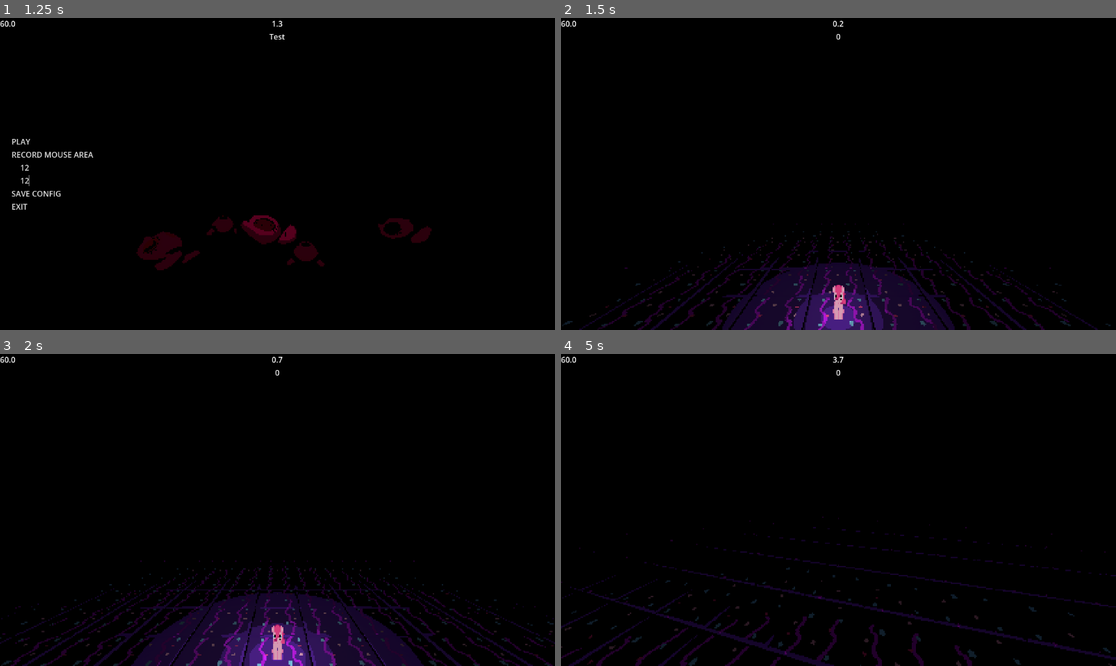
Above: before the commit, frames 1-4 (two rows, left to right).
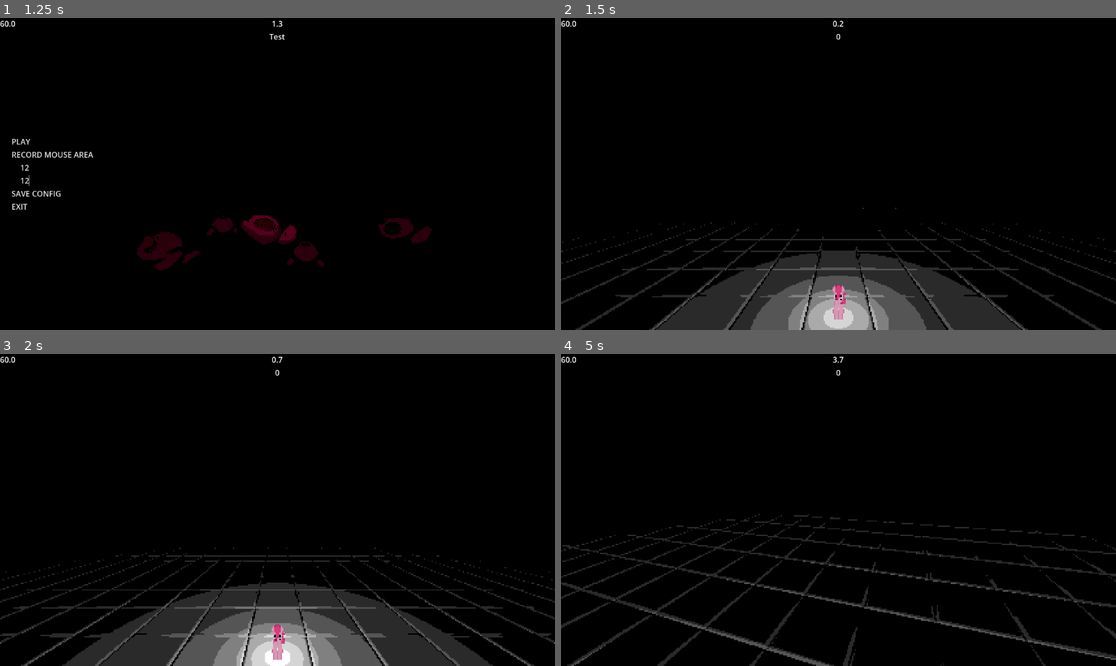
Above: after the commit, the same moments.

Repository: PlayerLegend/pinkamena-diane-daggers
Game: Godot game, scene res://Main.tscn
Same seed, same stepped clock (60 frames per second), same inputs: the game is played once before the commit and once after it. The engine's default icon, where the game draws it, is replaced by a stand-in: a white triangle on a blue panel in a dark square. Sound files missing from this copy of the repository are replaced by a short silence.
Inputs (mouse positions are in pixels of both pictures, inside the frame that each line leads up to):
- Up to frame 1 (1.25 s): click (288, 167) at 0.52 s; type "12" at 0.6 s; click (288, 180) at 0.75 s; type "12" at 0.83 s
- Up to frame 2 (1.5 s): click "PLAY" at 1.25 s
- Up to frame 3 (2 s): no input
- Up to frame 4 (5 s): tap Enter at 2 s; move the mouse to (866, 510) at 2.02 s; tap Shift at 2.1, 4.35 s; click (866, 510) at 2.17 s; move the mouse to (810, 510) at 2.77 s; tap Ctrl at 2.85 s; click (810, 510) at 2.92 s; move the mouse to (849, 503) at 3.52 s; tap Alt at 3.6 s; click (849, 503) at 3.67 s; move the mouse to (832, 516) at 4.27 s; click (832, 516) at 4.42 s

Frame 1 is identical in both runs. In frame 2, 13% of the frame differs, in the area x 0-100%, y 60-100%; in frame 3, 16%, in the area x 0-100%, y 62-100%; in frame 4, 6.0%.

Commit message:
Got decal drawing via shader working, need to add back in the emissive effect
This is so that the game can work in the compat renderer, for web support.

Diff:
--- a/Arena/Arena.tscn
+++ b/Arena/Arena.tscn
@@ -3,20 +3,13 @@
 [ext_resource type="Script" uid="uid://cg8ys6varqusj" path="res://Arena/arena.gd" id="1_u642k"]
 [ext_resource type="ArrayMesh" uid="uid://dayvctvq68uxx" path="res://Arena/Tile.obj" id="2_661re"]
 [ext_resource type="Script" uid="uid://d350u8evihs1u" path="res://addons/netfox/rollback/rollback-synchronizer.gd" id="3_661re"]
-[ext_resource type="Texture2D" uid="uid://cbxo0g0kgbu4i" path="res://Arena/tile.png" id="3_ifb4t"]
+[ext_resource type="Material" uid="uid://yx1dmncotmxd" path="res://Arena/TileMaterial.tres" id="3_ifb4t"]
 [ext_resource type="Script" uid="uid://dour8fehaaugp" path="res://addons/netfox/tick-interpolator.gd" id="4_ifb4t"]
-[ext_resource type="Texture2D" uid="uid://bgomtm8tnqj1s" path="res://Arena/tile_emission.png" id="4_tqys7"]
-
-[sub_resource type="StandardMaterial3D" id="StandardMaterial3D_eaxmq"]
-albedo_texture = ExtResource("3_ifb4t")
-emission_enabled = true
-emission_texture = ExtResource("4_tqys7")
-texture_filter = 0
 
 [node name="Arena" type="Node3D" unique_id=1057556895]
 script = ExtResource("1_u642k")
 tile_mesh = ExtResource("2_661re")
-tile_material = SubResource("StandardMaterial3D_eaxmq")
+tile_material = ExtResource("3_ifb4t")
 tile_collision_layer = 8
 tile_collision_mask = 8
 tile_render_layer = 3
--- /dev/null
+++ b/Arena/Tile.gdshader
@@ -0,0 +1,16 @@
+shader_type spatial;
+
+uniform sampler2D albedo_texture : source_color, filter_nearest;
+uniform sampler2D decal_texture : source_color, filter_nearest;
+uniform float decal_size;
+
+void fragment() {
+	vec3 world_pos = (INV_VIEW_MATRIX * vec4(VERTEX, 1.0)).xyz;
+	vec2 duv = world_pos.xz / decal_size + 0.5;
+	ALBEDO = texture(albedo_texture, UV).rgb;
+	if (duv.x >= 0.0 && duv.x <= 1.0 && duv.y >= 0.0 && duv.y <= 1.0) {
+		vec4 d = texture(decal_texture, duv);
+		ALBEDO = mix(ALBEDO, d.rgb, d.a);
+	}
+
+}
--- /dev/null
+++ b/Arena/TileMaterial.tres
@@ -0,0 +1,10 @@
+[gd_resource type="ShaderMaterial" format=3 uid="uid://yx1dmncotmxd"]
+
+[ext_resource type="Shader" uid="uid://duhu38gwqdmir" path="res://Arena/Tile.gdshader" id="1_h5d6f"]
+[ext_resource type="Texture2D" uid="uid://cbxo0g0kgbu4i" path="res://Arena/tile.png" id="2_wgbah"]
+
+[resource]
+render_priority = 0
+shader = ExtResource("1_h5d6f")
+shader_parameter/albedo_texture = ExtResource("2_wgbah")
+shader_parameter/decal_size = 4.41
--- a/Arena/arena.gd
+++ b/Arena/arena.gd
@@ -1,5 +1,6 @@
 extends Node3D
 
+@export var decal_subviewport: SubViewport
 @export var tile_mesh: Mesh
 @export var tile_material: Material
 @export var spawn_radius = 11
@@ -14,6 +15,12 @@
 var multimesh: MultiMesh
 
 func _ready():
+    if tile_material is ShaderMaterial:
+        tile_material.set_shader_parameter("decal_size", 2 * tile_width * spawn_radius)
+    else:
+        push_warning("Tile does not have a shadermaterial")
+
+
     multimesh_instance = MultiMeshInstance3D.new()
     multimesh_instance.material_override = tile_material
     multimesh = MultiMesh.new()
--- a/Centipede/Centipede1/centipede_1.gd
+++ b/Centipede/Centipede1/centipede_1.gd
@@ -45,7 +45,6 @@
     basis = basis.slerp(target_basis, delta * 2.0)
 
     position += -basis.z * speed * delta
-    print("Centipos ", position)
 
 func _drop_xtal(where: Transform3D):
     var new_xtal = xtal_pickup.instantiate()
--- a/DecalCanvas/DecalCanvas.tscn
+++ b/DecalCanvas/DecalCanvas.tscn
@@ -2,7 +2,6 @@
 
 [ext_resource type="Script" uid="uid://e3fevnfu2t0d" path="res://DecalCanvas/decal_canvas.gd" id="1_kda76"]
 [ext_resource type="Texture2D" uid="uid://buk4n2b8w4ea5" path="res://Splatters/splatter1.png" id="2_lh2qh"]
-[ext_resource type="Texture2D" uid="uid://v7tkw0ujxf53" path="res://icon.svg" id="2_uunnb"]
 [ext_resource type="Texture2D" uid="uid://bn7v82bt5bkf6" path="res://Splatters/splatter2.png" id="3_a6g3g"]
 [ext_resource type="Texture2D" uid="uid://7bthygxr1byg" path="res://Splatters/splatter3.png" id="4_x86id"]
 [ext_resource type="Texture2D" uid="uid://qjb2igw2mxyo" path="res://Splatters/splatter4.png" id="5_01bub"]
@@ -14,17 +13,9 @@
 
 [sub_resource type="ShaderMaterial" id="ShaderMaterial_a6g3g"]
 shader = ExtResource("10_x86id")
+shader_parameter/alpha_cutoff = 0.5
 
 [node name="DecalCanvas" type="Node3D" unique_id=1855920060]
 script = ExtResource("1_kda76")
 splatter_choices = Array[CompressedTexture2D]([ExtResource("2_lh2qh"), ExtResource("3_a6g3g"), ExtResource("4_x86id"), ExtResource("5_01bub"), ExtResource("6_a3yiw"), ExtResource("7_wx8ny"), ExtResource("8_y4qrc"), ExtResource("9_a6g3g")])
 splat_material = SubResource("ShaderMaterial_a6g3g")
-
-[node name="SubViewport" type="SubViewport" parent="." unique_id=601797226]
-size = Vector2i(2048, 2048)
-render_target_clear_mode = 1
-render_target_update_mode = 1
-
-[node name="Decal" type="Decal" parent="." unique_id=217058198]
-texture_albedo = ExtResource("2_uunnb")
-cull_mask = 2
--- a/DecalCanvas/decal_canvas.gd
+++ b/DecalCanvas/decal_canvas.gd
@@ -1,8 +1,8 @@
 class_name DecalCanvas
 extends Node3D
 
-@export var arena_radius: float = 11.0 * 3.0
-@export var texture_resolution: int = 2048
+@export var decal_material: ShaderMaterial
+#@export var arena_radius: float = 11.0 * 3.0
 ## Approximate size of a splatter in world units.
 @export var splatter_world_size: float = 3.0
 @export var splatter_choices: Array[CompressedTexture2D]
@@ -11,11 +11,10 @@
 
 @export var splat_material: ShaderMaterial
 
-@onready var sub_viewport: SubViewport = $SubViewport
-@onready var decal: Decal = $Decal
+@export var sub_viewport: SubViewport
+#@onready var decal: Decal = $Decal
 
 func _ready() -> void:
-    sub_viewport.size = Vector2i(texture_resolution, texture_resolution)
     sub_viewport.transparent_bg = true
     sub_viewport.render_target_clear_mode = SubViewport.CLEAR_MODE_ONCE
     sub_viewport.render_target_update_mode = SubViewport.UPDATE_DISABLED
@@ -26,8 +25,8 @@
     # 2. Decal sampling of the viewport texture (global, see note below).
     RenderingServer.decals_set_filter(RenderingServer.DECAL_FILTER_NEAREST)
 
-    decal.size = Vector3.ONE * arena_radius * 2.0
-    decal.emission_energy = emission_strength
+    #decal.size = Vector3.ONE * arena_radius * 2.0
+    #decal.emission_energy = emission_strength
 
     await _clear_canvas_to_transparent()
 
@@ -37,28 +36,32 @@
 ## the first splatter is drawn, which shows up as black on some drivers.
 ## The decal is hidden during the render to avoid a one-frame flash.
 func _clear_canvas_to_transparent() -> void:
-    decal.visible = false
+    #decal.visible = false
     sub_viewport.render_target_update_mode = SubViewport.UPDATE_ONCE
     await RenderingServer.frame_post_draw
     _refresh_decal_textures()
-    decal.visible = true
+    #decal.visible = true
 
 func _refresh_decal_textures() -> void:
-    var viewport_tex := sub_viewport.get_texture()
-    decal.texture_albedo = viewport_tex
-    decal.texture_emission = viewport_tex
+    decal_material.set_shader_parameter("decal_texture", sub_viewport.get_texture())
+    #decal.texture_albedo = viewport_tex
+    #decal.texture_emission = viewport_tex
 
 func add_splatter(world_position: Vector3, splatter_scale: float = 1.0) -> void:
     assert(!splatter_choices.is_empty())
 
+    var decal_size: float = decal_material.get_shader_parameter("decal_size")
+    if not decal_size:
+        push_warning("Decal material size not set")
     var local_pos := to_local(world_position)
-    var uv := Vector2(local_pos.x, local_pos.z) / (arena_radius * 2.0) + Vector2(0.5, 0.5)
+    var uv := Vector2(local_pos.x, local_pos.z) / decal_size + Vector2(0.5, 0.5)
+
     if uv.x < 0.0 or uv.x > 1.0 or uv.y < 0.0 or uv.y > 1.0:
         print("Splatter outside of uv")
         return
-
+    print("Splatter uv ", uv, " in ", decal_size)
     var tex: Texture2D = splatter_choices.pick_random()
-    var pixels_per_unit := texture_resolution / (arena_radius * 2.0)
+    var pixels_per_unit := sub_viewport.size.x / decal_size
 
     # Per-splatter random variation on top of the caller's scale.
     var random_coefficient := randf_range(0.5, 1.5)
@@ -69,7 +72,7 @@
     sprite.texture = tex
     # 3. Explicit per-sprite filter, so it doesn't depend on the parent default.
     sprite.texture_filter = CanvasItem.TEXTURE_FILTER_NEAREST
-    sprite.position = uv * texture_resolution
+    sprite.position = uv * sub_viewport.size.x
     sprite.rotation = randf() * TAU
     sprite.scale = Vector2.ONE * (world_size * pixels_per_unit / tex.get_width())
     sub_viewport.add_child(sprite)
@@ -78,8 +81,8 @@
     await RenderingServer.frame_post_draw
 
     # Re-assign to force the decal to pick up the updated viewport contents.
-    decal.texture_albedo = null
-    decal.texture_emission = null
+    #decal.texture_albedo = null
+    #decal.texture_emission = null
     _refresh_decal_textures()
 
     sprite.queue_free()
--- a/GameWorld/MainGameWorld/MainGameWorld.tscn
+++ b/GameWorld/MainGameWorld/MainGameWorld.tscn
@@ -5,6 +5,7 @@
 [ext_resource type="PackedScene" uid="uid://cqkmoffcsra57" path="res://GameWorld/MenuWorld/MenuWorld.tscn" id="2_u6lad"]
 [ext_resource type="PackedScene" uid="uid://dxsgsfp420pha" path="res://DecalCanvas/DecalCanvas.tscn" id="3_qbr1c"]
 [ext_resource type="PackedScene" uid="uid://b50t5xujkven0" path="res://SpawnManager/SpawnManager.tscn" id="4_ebbfy"]
+[ext_resource type="Material" uid="uid://yx1dmncotmxd" path="res://Arena/TileMaterial.tres" id="5_l5122"]
 [ext_resource type="Resource" uid="uid://d1d8nej4fn0wp" path="res://SpawnManager/MainSpawnList.tres" id="5_u6lad"]
 [ext_resource type="Script" uid="uid://cxxd4g8kyoy7q" path="res://GameWorld/MainGameWorld/afterimage_spawner.gd" id="6_tg2wk"]
 [ext_resource type="PackedScene" uid="uid://byuu4u3gn4vmi" path="res://StaticMeshManager/StaticMeshManager.tscn" id="7_4hsto"]
@@ -30,14 +31,17 @@
 player_light = true
 metadata/_custom_type_script = "uid://4pbiob3hlex8"
 
-[node name="Arena" parent="." unique_id=1057556895 instance=ExtResource("2_se08m")]
+[node name="Arena" parent="." unique_id=1057556895 node_paths=PackedStringArray("decal_subviewport") instance=ExtResource("2_se08m")]
+decal_subviewport = NodePath("../DecalSubViewport")
 
 [node name="OmniLight3D" type="OmniLight3D" parent="." unique_id=1097827450]
 transform = Transform3D(1, 0, 0, 0, 1, 0, 0, 0, 1, 0, 6.139495, 0)
 omni_range = 81.01641
 
-[node name="DecalCanvas" parent="." unique_id=1855920060 instance=ExtResource("3_qbr1c")]
+[node name="DecalCanvas" parent="." unique_id=1855920060 node_paths=PackedStringArray("sub_viewport") instance=ExtResource("3_qbr1c")]
+decal_material = ExtResource("5_l5122")
 emission_strength = 0.71
+sub_viewport = NodePath("../DecalSubViewport")
 
 [node name="SpawnManager" parent="." unique_id=1985212331 node_paths=PackedStringArray("spawn_parent") instance=ExtResource("4_ebbfy")]
 repeat = ExtResource("5_u6lad")
@@ -81,3 +85,6 @@
 boid_manager = NodePath("../BoidManager")
 
 [node name="Centipede1" parent="." unique_id=1581042715 instance=ExtResource("19_4hsto")]
+
+[node name="DecalSubViewport" type="SubViewport" parent="." unique_id=892893044]
+size = Vector2i(2048, 2048)
--- a/GameWorld/MainGameWorld/main_game_world.gd
+++ b/GameWorld/MainGameWorld/main_game_world.gd
@@ -9,6 +9,7 @@
 @export var menu_world: PackedScene
 @export var game_over_screen: Control
 signal player_died(player: PlayerController, stats: GameOverStats)
+@onready var decal_canvas: DecalCanvas = $DecalCanvas
 
 func _ready():
     _light_energy_target = omni_light_3d.light_energy
@@ -18,6 +19,7 @@
         return
     for node in get_tree().get_nodes_in_group("chase_targets"):
         if node is PlayerController:
+            decal_canvas.add_splatter(node.position)
             if not node.visible:
                 continue
             if node.global_position.y < -10:
Not shown, added: Arena/Tile.gdshader.uid
